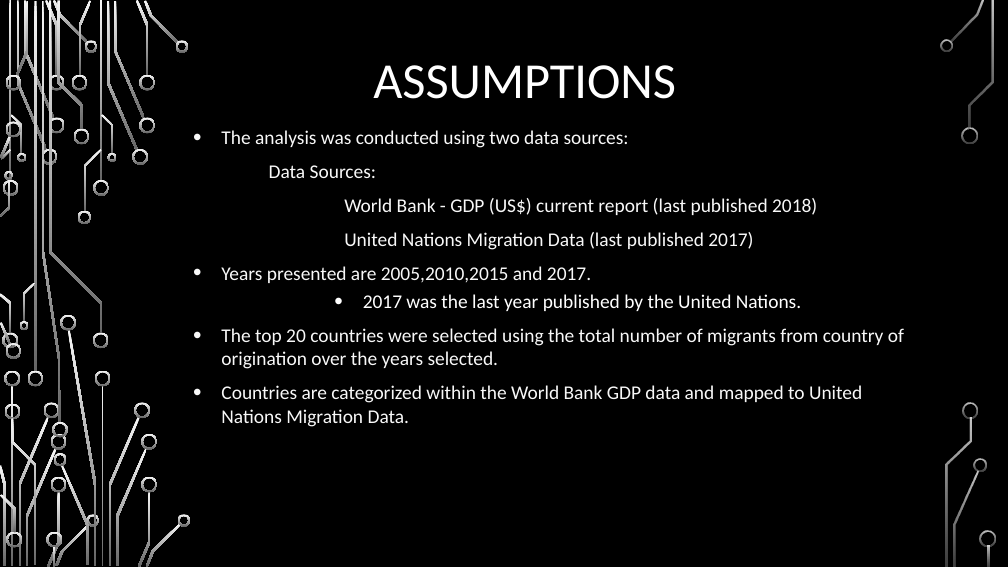
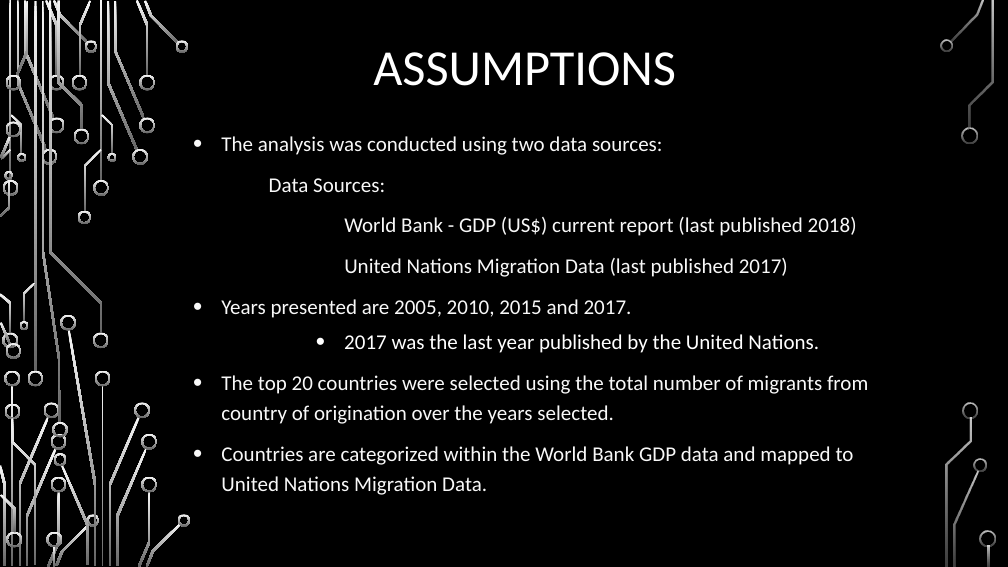
Before and after one commit to nithiye/Project-Guru, a slide deck: slide 2 of IMPACT OF MIGRATION ON GDP.pptx. Drawn at 1008x567 pixels with LibreOffice and Linux fonts; fonts in the diff are those of the drawing; background and template pictures are left out. Boxes give left, top, right and bottom in pixels: in the first picture for what was removed or moved away, otherwise in the second. Text is boxed around its words. In the diff, an @@ line names an element or a change of style, - is before the commit and + after.

```diff
--- a/IMPACT OF MIGRATION ON GDP.pptx
+++ b/IMPACT OF MIGRATION ON GDP.pptx
@@ title "ASSUMPTIONS": place and size @@
-title "ASSUMPTIONS" at (373,65,676,99)
+title "ASSUMPTIONS" at (373,52,676,86)
@@ subtitle at (221,136,868,495): size 18.5 to 20 pt; line spacing 1 to 1.2 @@
@@ subtitle at (221,299,632,318): text changed; size 18.5 to 20 pt @@
-• Years presented are 2005,2010,2015 and 2017.
+• Years presented are 2005, 2010, 2015 and 2017.
```
Also in this commit, not shown: 10 other slides changed, 2 slides added, 3 slides removed.
